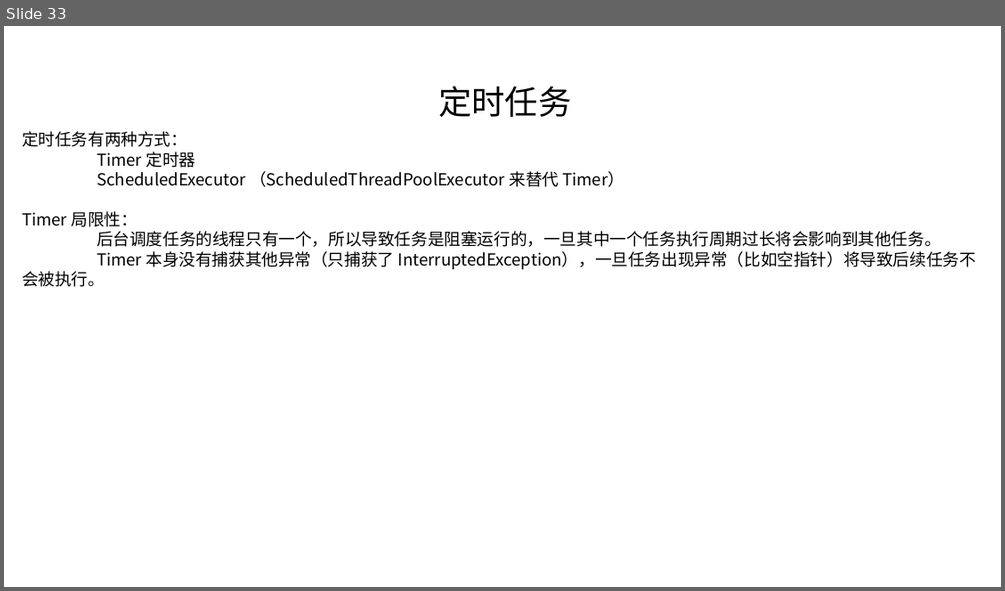
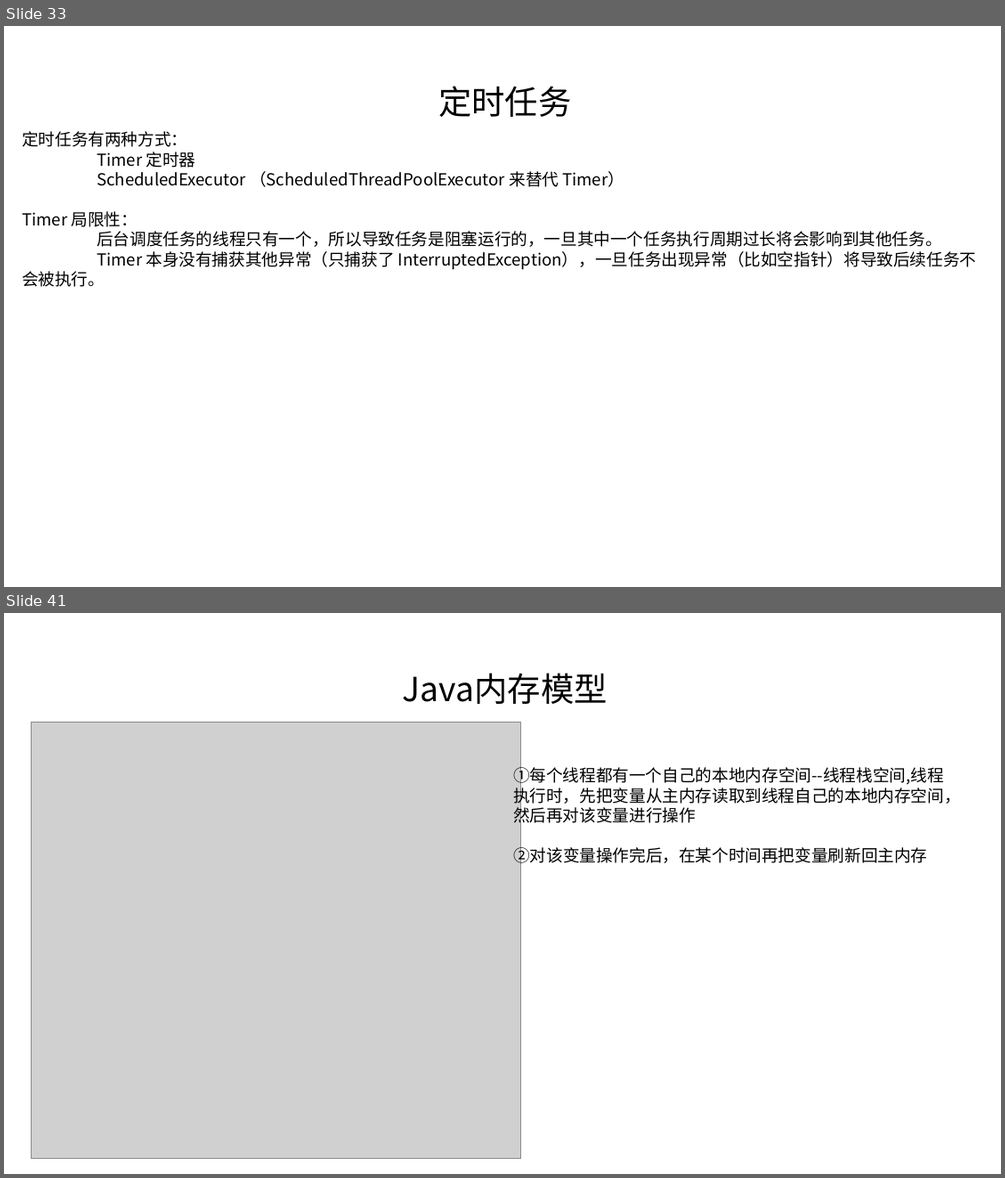
Before and after one commit to linkknown/PPT, a slide deck: 基础PPT/第10章：Java并发基础.pptx. Shown one above the other, each under a label of ours: slide 33 before the commit, slides 33 and 41 after it; the slides between them are not shown. The pictures are 1005x591 and 1005x1178 pixels, drawn with LibreOffice and Linux fonts; fonts in the diff are those of the drawing; grey boxes stand for pictures; background and template pictures are left out. Boxes give left, top, right and bottom in pixels: in the first picture for what was removed or moved away, otherwise in the second. Text is boxed around its words. In the diff, an @@ line names an element or a change of style, - is before the commit and + after.

```diff
--- a/基础PPT/第10章：Java并发基础.pptx
+++ b/基础PPT/第10章：Java并发基础.pptx
@@ slide 41 added at (4, 613, 1001, 1174), background picture (left out) @@
@@ text added at (403, 673, 607, 704), 32 pt, text #000000 @@
+Java内存模型
@@ picture added at (31, 722, 521, 1159) @@
@@ text added at (513, 764, 961, 867), 16 pt, text #000000 @@
+①每个线程都有一个自己的本地内存空间--线程栈空间,线程执行时，先把变量从主内存读取到线程自己的本地内存空间，然后再对该变量进行操作
+②对该变量操作完后，在某个时间再把变量刷新回主内存
```
Also in this commit, not shown: 1 slide changed, 10 other slides added, 1 other file.
